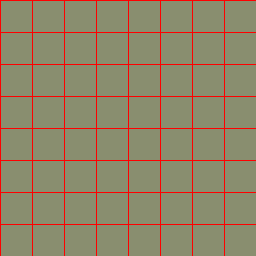
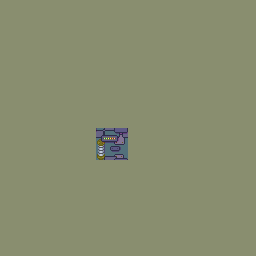
Revision of a layered 256px x 256px image; what changed, layer by layer:
added layer "sombras" (multiply, 50%) above "tiles" over [96, 128, 128, 153]
painted on "tiles" over [96, 128, 128, 160]
hid "grid" over [0, 0, 256, 256]
